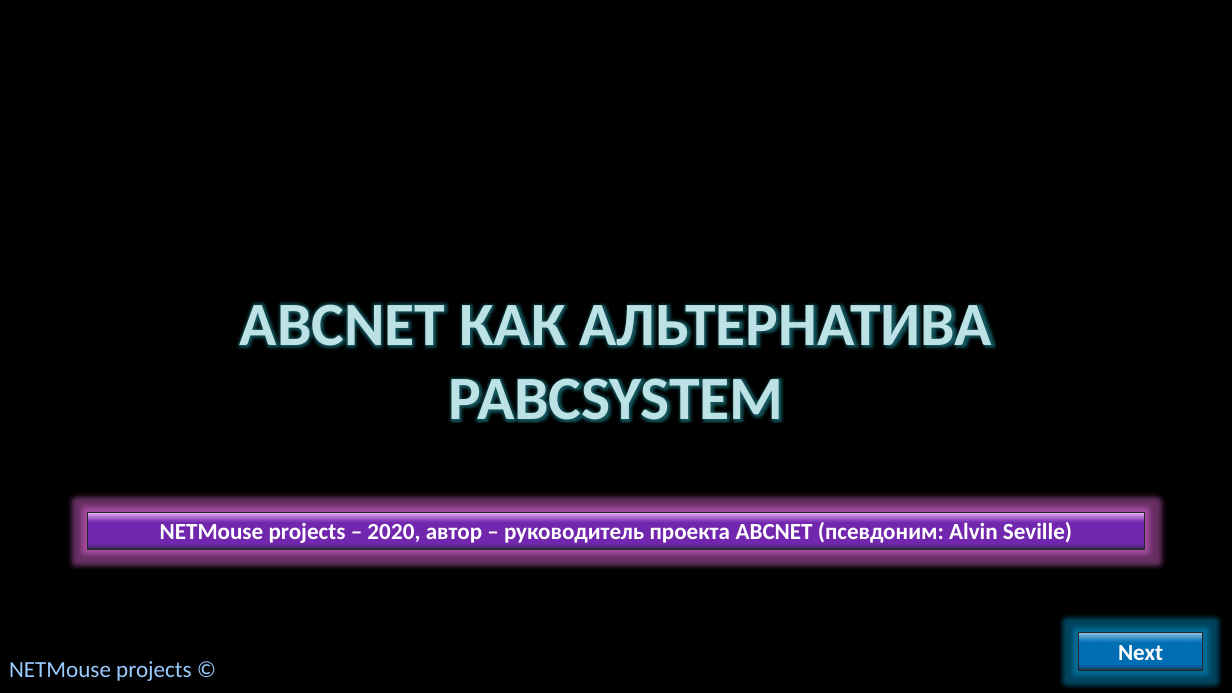
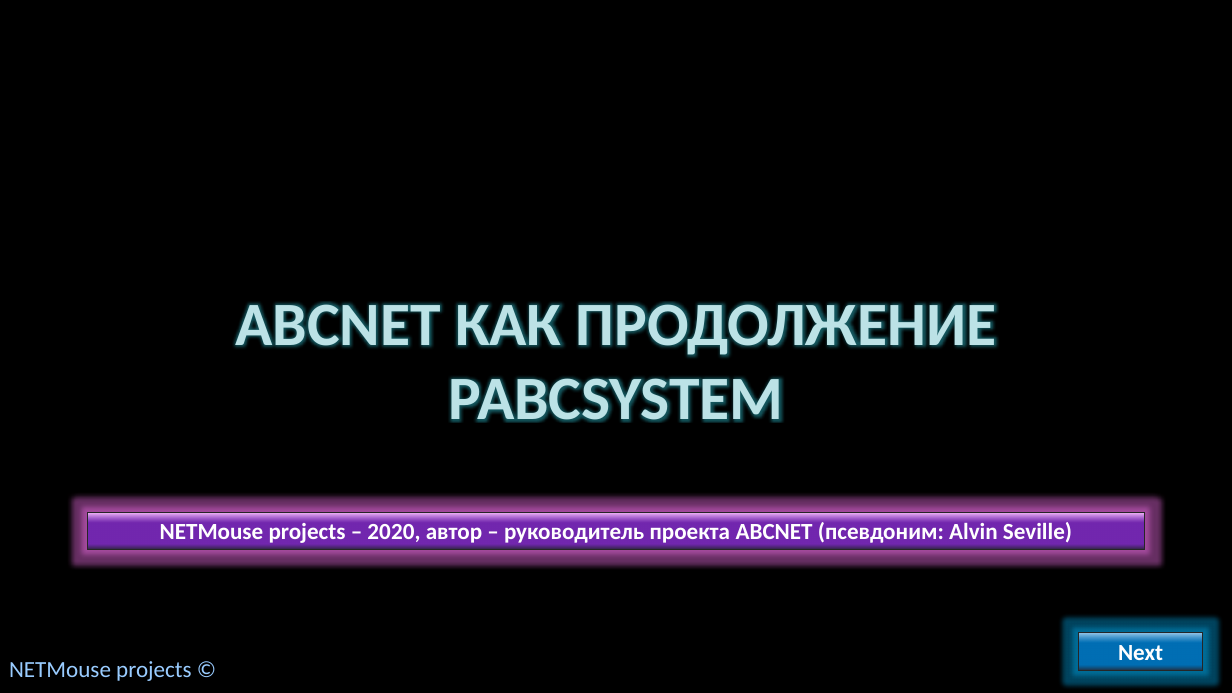
Before and after one commit to AlvinSeville7cf-NET-projects/ABCNET, a slide deck: slide 1 of NETMouse - .NET release/Presentations/ABCNET как альтернатива PABCSystem.pptx. Drawn at 1232x693 pixels with LibreOffice and Linux fonts; fonts in the diff are those of the drawing; background and template pictures are left out. Boxes give left, top, right and bottom in pixels: in the first picture for what was removed or moved away, otherwise in the second. Text is boxed around its words. In the diff, an @@ line names an element or a change of style, - is before the commit and + after.

```diff
--- a/NETMouse - .NET release/Presentations/ABCNET как альтернатива PABCSystem.pptx
+++ b/NETMouse - .NET release/Presentations/ABCNET как альтернатива PABCSystem.pptx
@@ title at [236,303,997,421]: text changed @@
-ABCNET КАК АЛЬТЕРНАТИВА PABCSYSTEM
+ABCNET КАК ПРОДОЛЖЕНИЕ PABCSYSTEM
```
Also in this commit, not shown: 4 other slides changed, 5 slides added, 6 slides removed.
